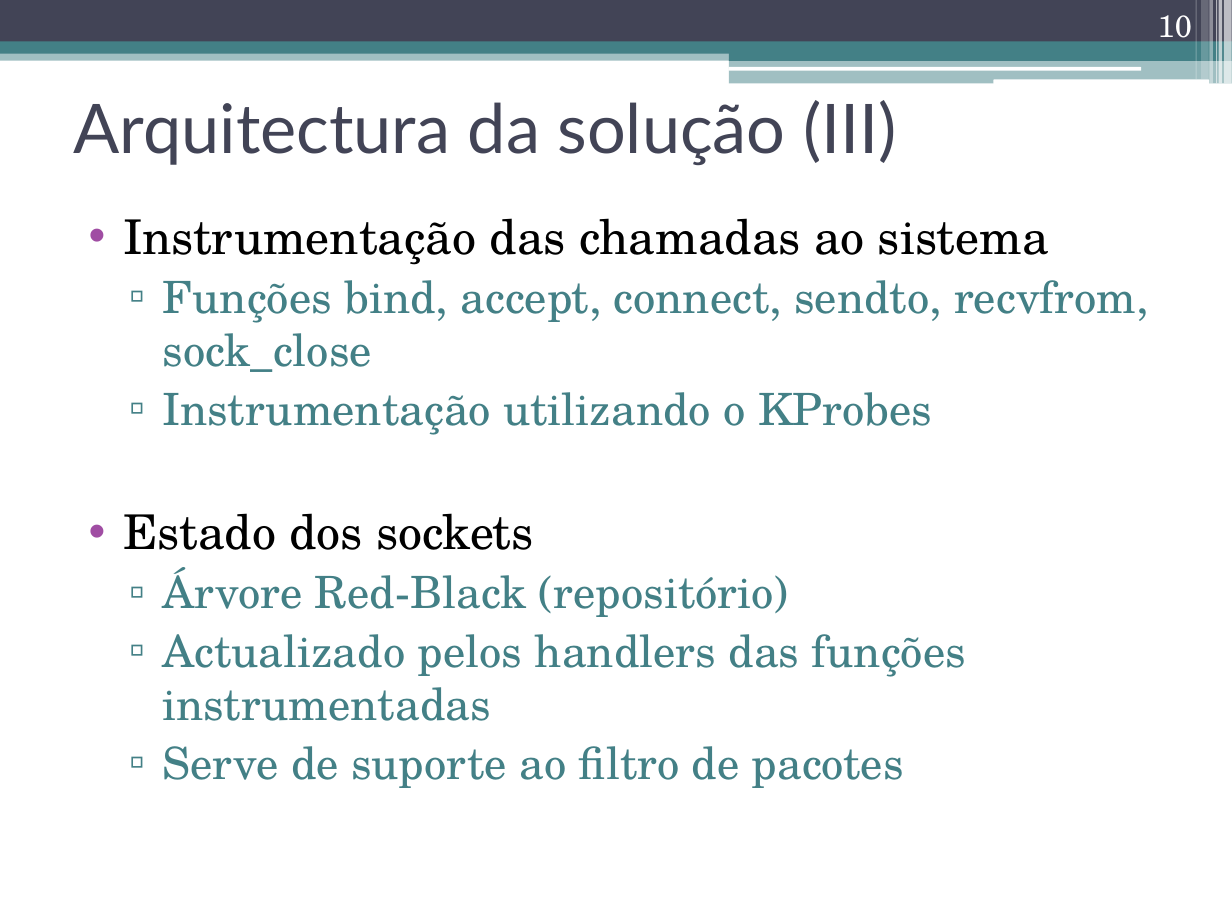
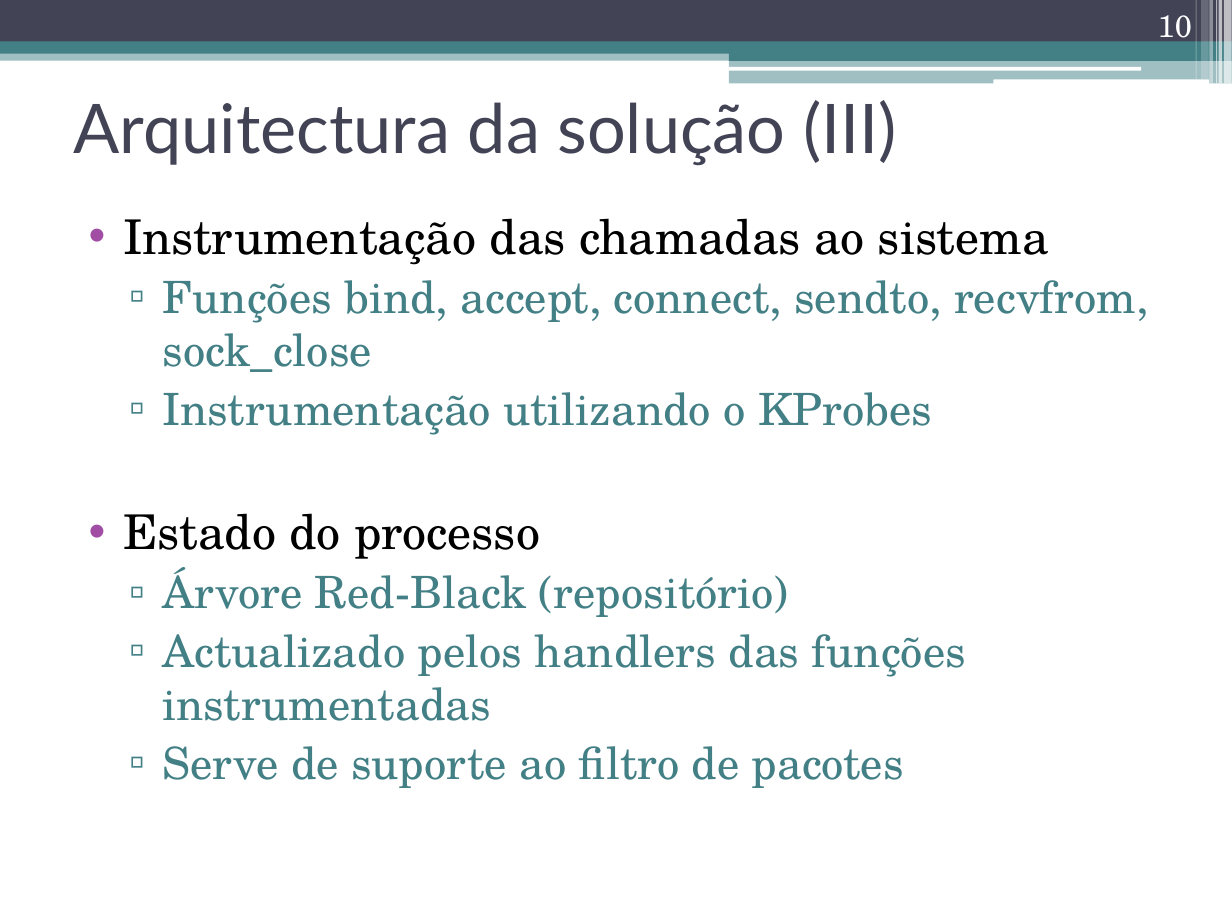
Before and after one commit to nunogmartins/cap_dissertation, a slide deck: slide 10 of doc/apresentacao_dissertacao.pptx. Drawn at 1232x924 pixels with LibreOffice and Linux fonts; fonts in the diff are those of the drawing. Boxes give left, top, right and bottom in pixels: in the first picture for what was removed or moved away, otherwise in the second. Text is boxed around its words. In the diff, an @@ line names an element or a change of style, - is before the commit and + after.

```diff
--- a/doc/apresentacao_dissertacao.pptx
+++ b/doc/apresentacao_dissertacao.pptx
@@ text at [123,513,540,559]: text changed @@
-• Estado dos sockets
+• Estado do processo
```
Also in this commit, not shown: 4 other slides changed.
